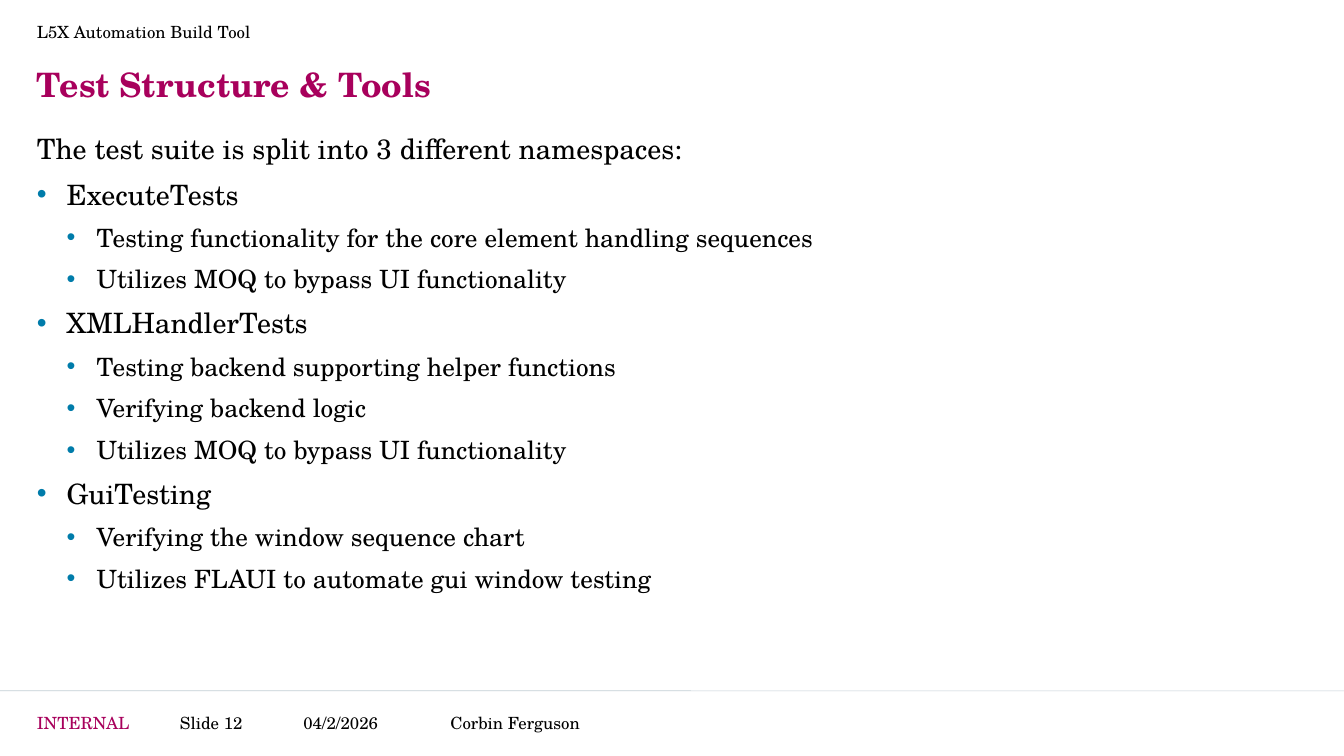
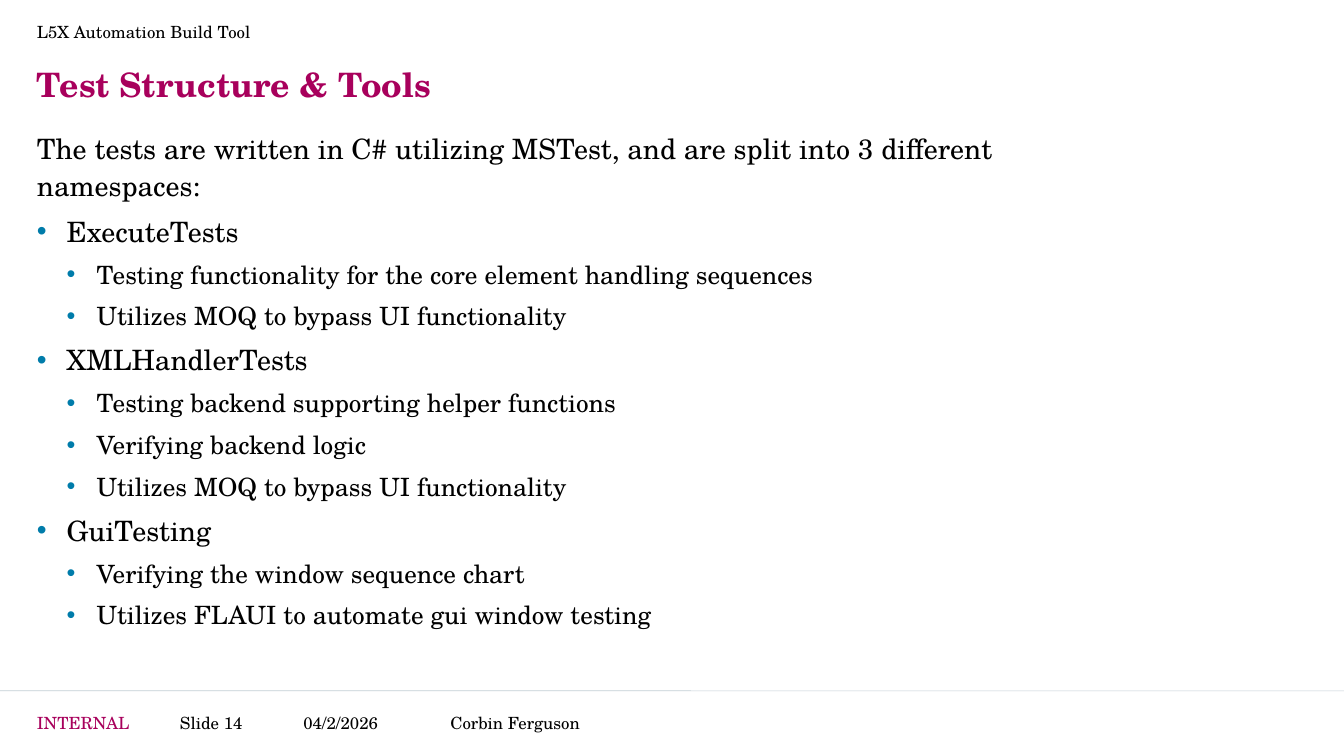
Before and after one commit to CorbinFerguson/ThesisBuildTool, a slide deck: slide 14 of Thesis Writing Documents/Project Development.pptx (slide 12 before the commit). Drawn at 1344x756 pixels with LibreOffice and Linux fonts; fonts in the diff are those of the drawing; background and template pictures are left out. Boxes give left, top, right and bottom in pixels: in the first picture for what was removed or moved away, otherwise in the second. Text is boxed around its words. In the diff, an @@ line names an element or a change of style, - is before the commit and + after.

```diff
--- a/Thesis Writing Documents/Project Development.pptx
+++ b/Thesis Writing Documents/Project Development.pptx
@@ text at bbox=[37, 138, 992, 202]: text changed @@
-The test suite is split into 3 different namespaces:
+The tests are written in C# utilizing MSTest, and are split into 3 different namespaces:
@@ page number at bbox=[180, 716, 243, 730]: text changed @@
-Slide 12
+Slide 14
```
Also in this commit, not shown: 8 other slides changed, 4 slides added, 6 other files.
